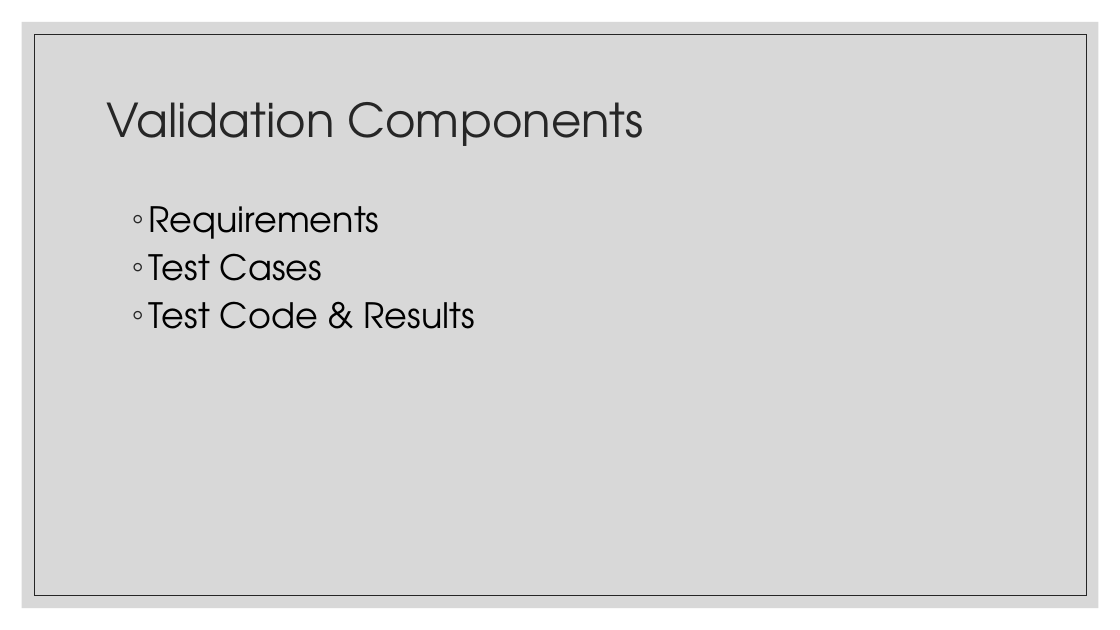
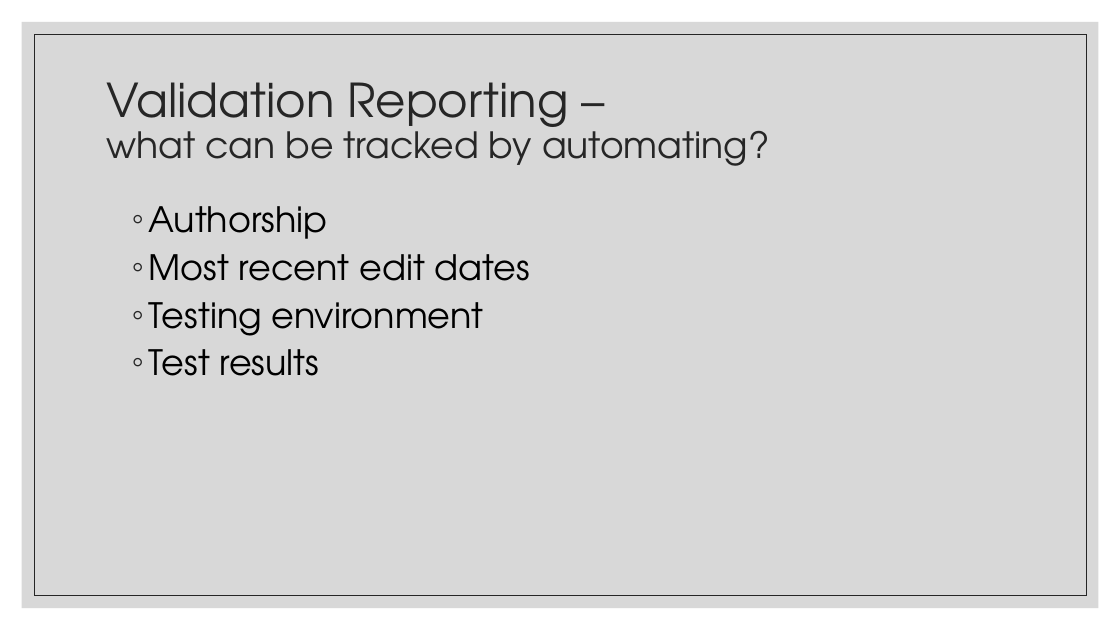
Before and after one commit to FredHutch/R_Package_Validation_Tutorial, a slide deck: slide 8 of Slides/Slides-04-Introduction_to_Valtools/Slides-04-01-Elements_of_Validation/Slides-04-01-Elements_of_Validation.pptx. Drawn at 1120x630 pixels with LibreOffice and Linux fonts; fonts in the diff are those of the drawing. Boxes give left, top, right and bottom in pixels: in the first picture for what was removed or moved away, otherwise in the second. Text is boxed around its words. In the diff, an @@ line names an element or a change of style, - is before the commit and + after.

```diff
--- a/Slides/Slides-04-Introduction_to_Valtools/Slides-04-01-Elements_of_Validation/Slides-04-01-Elements_of_Validation.pptx
+++ b/Slides/Slides-04-Introduction_to_Valtools/Slides-04-01-Elements_of_Validation/Slides-04-01-Elements_of_Validation.pptx
@@ title at <box>106,82,769,166</box>: text changed; size 40 to 31 pt @@
-Validation Components
+Validation Reporting –
+what can be tracked by automating?
@@ text at <box>148,206,530,376</box>: text changed @@
-  ◦ Requirements
-  ◦ Test Cases
-  ◦ Test Code & Results
+  ◦ Authorship
+  ◦ Most recent edit dates
+  ◦ Testing environment
+  ◦ Test results
```
Also in this commit, not shown: 4 other slides changed, 1 other file.
